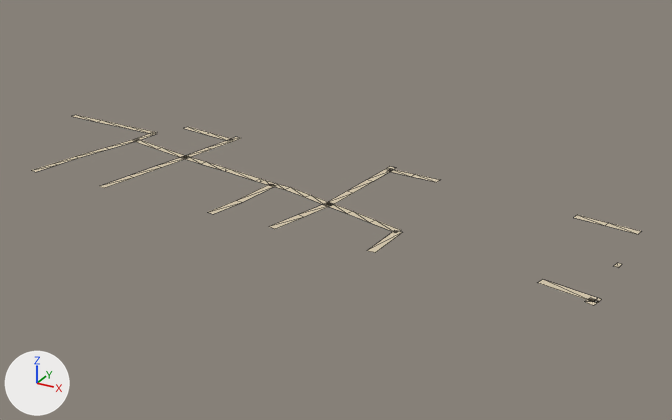
A saved change to the glTF model public/assets/bengaluru-region-v1/tiles/t43_22-l0.glb.
Before and after are seen from a camera (50 mm lens) standing at (22092.0, 10529.0, 260.0) and looking at (21788.0, 11083.0, -17.0). Arrows for +X, +Y and +Z are at lower left; the lights stay in place. The picture after the commit comes second. Mesh edges are drawn as thin lines.

In view in the first picture: 'ground'.
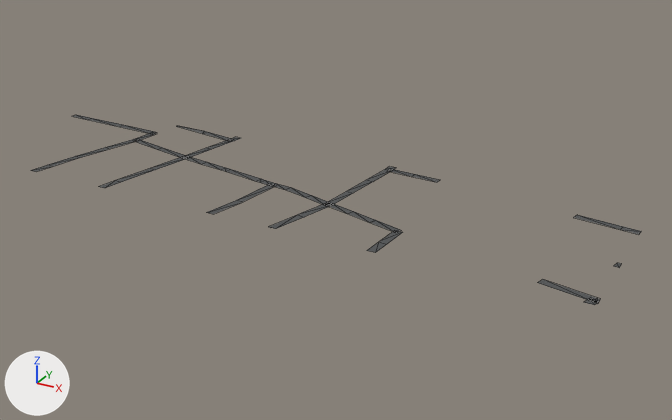
Diff of the bpy script that builds the scene:
```diff
--- a/public/assets/bengaluru-region-v1/tiles/t43_22-l0.glb.py
+++ b/public/assets/bengaluru-region-v1/tiles/t43_22-l0.glb.py
@@ me_ground @@
 # verts and faces of me_ground; kept vertices keep their numbers, new ones are numbered from 124
-me_ground.from_pydata(...)  # 124 vertices, 94 faces; spans x 0.0..501.0, y -1.0..143.0, z 1.0
+me_ground.from_pydata(...)  # 131 vertices, 101 faces; spans x 0.0..500.0, y 0.0..140.0, z 1.0
+# me_ground part 1
+delete_vertices([35])  # with the faces that use them
+verts[4] = (500.0, 2.0, 1.0)  # moved, pixel (597, 303)
+verts[5] = (500.0, 9.0, 1.0)  # moved, pixel (600, 298)
+verts[34] = (500.0, 4.0, 1.0)  # moved, pixel (598, 302)
+verts[127] = (499.0, 0.0, 1.0)  # pixel (594, 304)
+verts[128] = (492.0, 0.0, 1.0)  # pixel (583, 302)
+faces += [(32, 127, 34), (32, 33, 127), (33, 128, 127)]
+# me_ground part 2
+delete_vertices([11, 72])  # with the faces that use them
+delete_faces([(70, 71, 73), (120, 121, 123), (120, 123, 122)])
+verts[124] = (232.0, 0.0, 1.0)  # pixel (206, 212)
+verts[125] = (235.0, 0.0, 1.0)  # pixel (209, 213)
+verts[126] = (238.0, 0.0, 1.0)  # pixel (213, 214)
+verts[129] = (288.0, 0.0, 1.0)  # pixel (275, 228)
+verts[130] = (284.0, 0.0, 1.0)  # pixel (270, 227)
+verts[140] = (357.0, 15.0, 1.0)  # pixel (378, 241)
+verts[141] = (363.0, 15.0, 1.0)  # pixel (386, 244)
+faces += [(10, 124, 125), (10, 125, 126), (10, 126, 13), (70, 71, 129), (71, 73, 129), (73, 130, 129)]
+faces += [(120, 121, 140), (120, 140, 141), (122, 141, 140), (122, 140, 123)]
+# me_ground part 3
+delete_vertices([*range(84, 88), 114, 115])  # with the faces that use them
+verts[83] = (144.0, 48.0, 1.0)  # moved, pixel (150, 168)
+verts[82] = (150.0, 47.0, 1.0)  # moved, pixel (155, 169)
+verts[97] = (76.0, 14.0, 1.0)  # moved, pixel (52, 166)
+verts[96] = (70.0, 15.0, 1.0)  # moved, pixel (47, 164)
+verts[109] = (19.0, 115.0, 1.0)  # moved, pixel (87, 119)
+verts[108] = (19.0, 121.0, 1.0)  # moved, pixel (91, 118)
+verts[111] = (57.0, 113.0, 1.0)  # moved, pixel (118, 126)
+verts[110] = (57.0, 119.0, 1.0)  # moved, pixel (123, 124)
+verts[117] = (131.0, 133.0, 1.0)  # moved, pixel (202, 133)
+verts[116] = (131.0, 139.0, 1.0)  # moved, pixel (207, 131)
+verts[131] = (138.0, 15.0, 1.0)  # pixel (115, 180)
+verts[132] = (144.0, 14.0, 1.0)  # pixel (120, 182)
+verts[133] = (141.0, 0.0, 1.0)  # pixel (104, 188)
+verts[134] = (135.0, 0.0, 1.0)  # pixel (98, 186)
+verts[137] = (128.0, 140.0, 1.0)  # pixel (204, 131)
+verts[138] = (99.0, 140.0, 1.0)  # pixel (177, 125)
+verts[139] = (99.0, 138.0, 1.0)  # pixel (176, 126)
+faces += [(82, 83, 131), (82, 131, 132), (131, 133, 132), (131, 134, 133), (137, 138, 139), (117, 137, 139)]
+faces += [(116, 137, 117)]
+# me_ground part 4
+delete_vertices([90, 91])  # with the faces that use them
+verts[135] = (487.0, 108.0, 1.0)  # pixel (620, 229)
+verts[136] = (488.0, 114.0, 1.0)  # pixel (623, 226)
+faces += [(88, 89, 135), (88, 135, 136), (92, 136, 135), (92, 135, 93)]
+# me_ground part 5: 77 kept faces spanning x 0.0..500.0, y 0.0..140.0, z 1.0 get new vertex colours; the middle colour goes from beige #d7c9ae to dark grey #535556
 me_ground.materials.append(mat_ground)
```

Pixel boxes (x1, y1, x2, y2) of what changed, in the pictures (672 x 420 px; the box of a moved part takes in the faces that stretch with it):
'ground', reshaped
    before: (32, 115, 641, 306)
    after: (31, 115, 641, 305)
part 1 of me_ground, moved or reshaped
    before: (585, 298, 601, 306)
    after: (584, 298, 600, 305)
part 2 of me_ground, reshaped
    before: (208, 203, 403, 253)
    after: (207, 203, 403, 253)
part 3 of me_ground, moved or reshaped
    before: (32, 115, 234, 188)
    after: (31, 115, 231, 188)
part 4 of me_ground, moved or reshaped
    both: (574, 215, 641, 234)
part 5 of me_ground, recoloured
    both: (32, 115, 621, 303)
